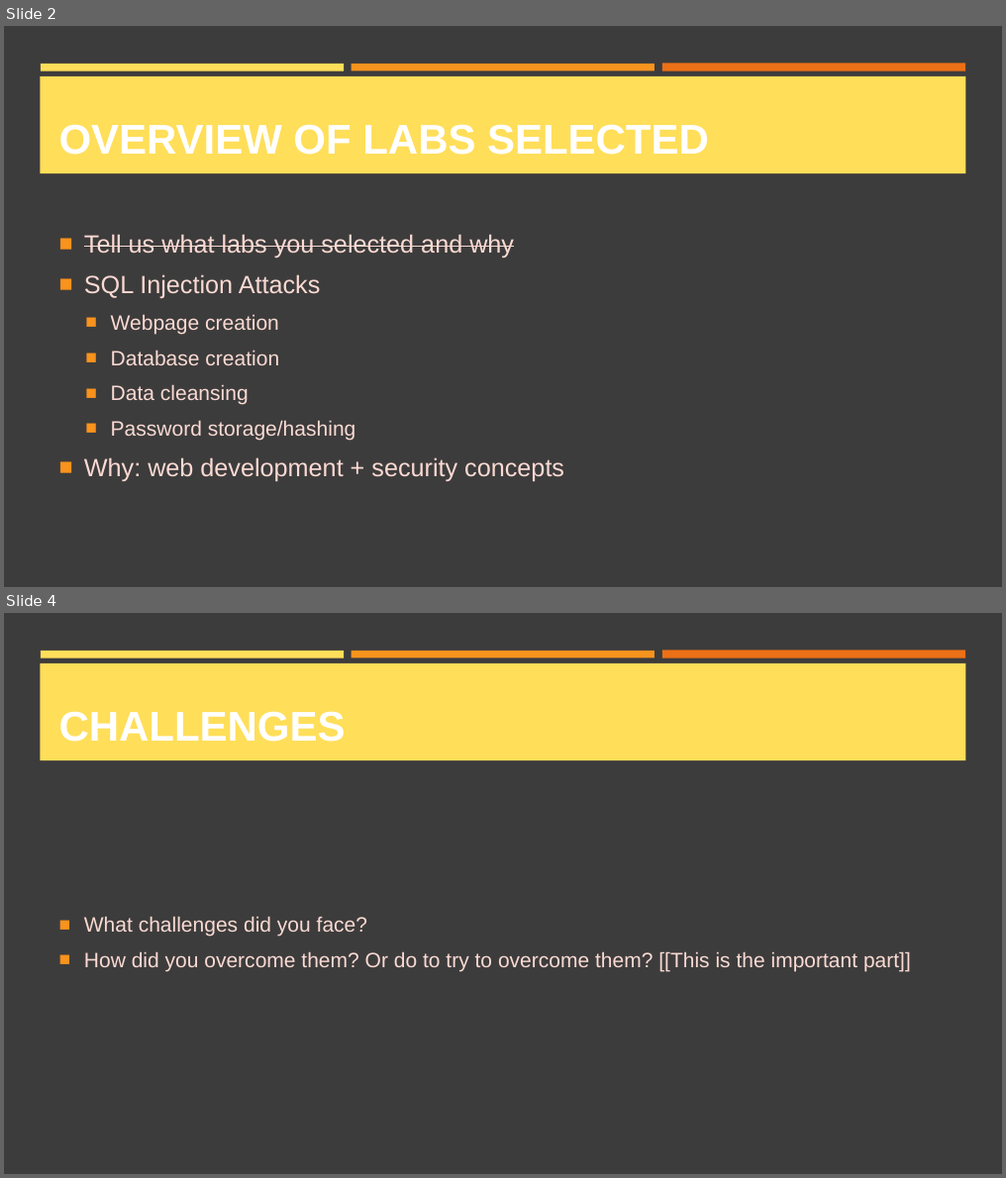
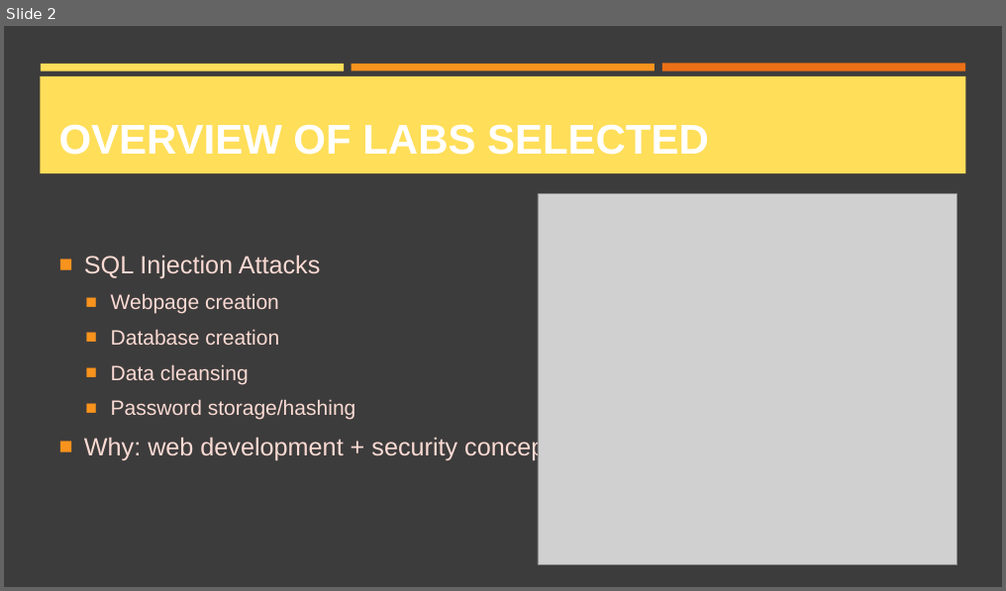
Before and after one commit to athoney/cosc3765_project, a slide deck: Project Presentation.pptx. Shown one above the other, each under a label of ours: slides 2 and 4 before the commit, slide 2 after it; the slides between them are not shown. The pictures are 1006x1178 and 1006x591 pixels, drawn with LibreOffice and Linux fonts; fonts in the diff are those of the drawing; grey boxes stand for pictures. Boxes give left, top, right and bottom in pixels: in the first picture for what was removed or moved away, otherwise in the second. Text is boxed around its words. In the diff, an @@ line names an element or a change of style, - is before the commit and + after.

Commit message:
Almost finalized project presentation (also now with pictures)

```diff
--- a/Project Presentation.pptx
+++ b/Project Presentation.pptx
@@ slide 4 removed at (x1=4, y1=613, x2=1002, y2=1174), background #3D3C3C; not listed: 4 template elements that a slide beside it also shows @@
@@ title removed at (x1=59, y1=711, x2=346, y2=742) @@
-CHALLENGES
@@ text removed at (x1=84, y1=916, x2=911, y2=972) @@
-■ What challenges did you face?
-■ How did you overcome them? Or do to try to overcome them? [[This is the important part]]
@@ slide 2 changed as well @@
@@ picture added at (x1=538, y1=194, x2=957, y2=566) @@
@@ text at (x1=84, y1=234, x2=514, y2=258): paragraph removed @@
-■ Tell us what labs you selected and why
```
Also in this commit, not shown: 2 other slides changed, 1 slide added.
